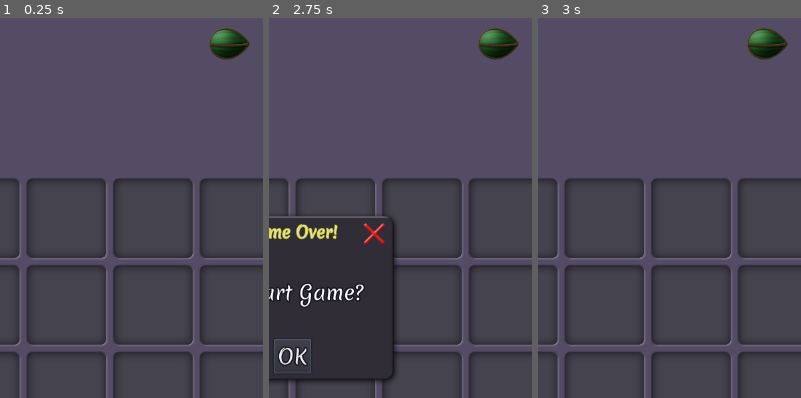
Above: before the commit, frames 1-3 (left to right).
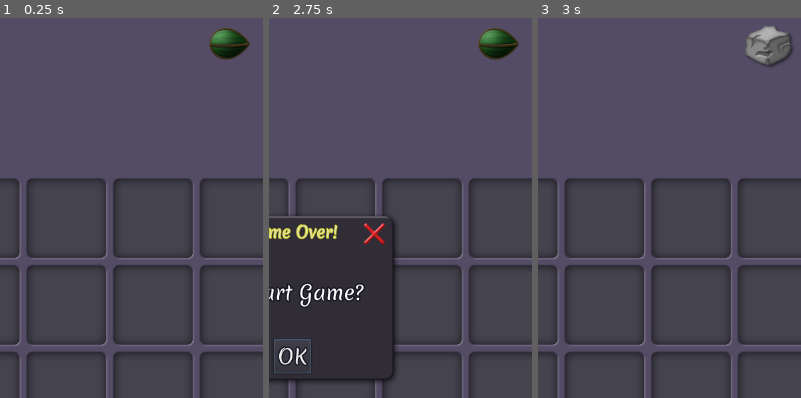
Above: after the commit, the same moments.

Repository: vibrunazo/godot-ttt
Game: Godot game, scene res://scenes/main.tscn
Two runs of this game, one before a commit and one after it. Both use one fixed random seed, a clock stepped at 60 frames per second and the inputs below.
Inputs:
- Up to frame 1 (0.25 s): no input
- Up to frame 2 (2.75 s): click "Restart" at 0.5 s; click "Restart" at 1.25 s; click "Restart" at 2 s
- Up to frame 3 (3 s): click "OK" at 2.75 s
The pictures show only the part of the screen within x 46-95%, y 11-60%; the shares and areas given below are measured in that part.

Frames 1-2 are identical in both runs. In frame 3, 1.3% of the frame differs, in the area x 79-97%, y 2-13%.

Commit message:
pause game while dialog is shown

Diff:
--- a/scenes/grid.gd
+++ b/scenes/grid.gd
@@ -43,6 +43,11 @@
 		score = data.score
 		next = data.next
 
+func pause_game():
+	state = 'pause'
+
+func unpause_game():
+	state = 'play'
 
 # Called every frame. 'delta' is the elapsed time since the previous frame.
 #func _process(delta):
--- a/scenes/main.gd
+++ b/scenes/main.gd
@@ -80,6 +80,7 @@
 
 func game_over():
 	$game_over.popup_centered()
+	$Control/grid.pause_game()
 
 func _on_RestartButton_pressed():
 	game_over()
@@ -90,3 +91,7 @@
 
 func _on_game_over_confirmed():
 	restart_game()
+
+
+func _on_game_over_popup_hide():
+	$Control/grid.unpause_game()
--- a/scenes/main.tscn
+++ b/scenes/main.tscn
@@ -76,3 +76,4 @@
 [connection signal="played_turn" from="Control/grid" to="." method="_on_grid_played_turn"]
 [connection signal="pressed" from="RestartButton" to="." method="_on_RestartButton_pressed"]
 [connection signal="confirmed" from="game_over" to="." method="_on_game_over_confirmed"]
+[connection signal="popup_hide" from="game_over" to="." method="_on_game_over_popup_hide"]
